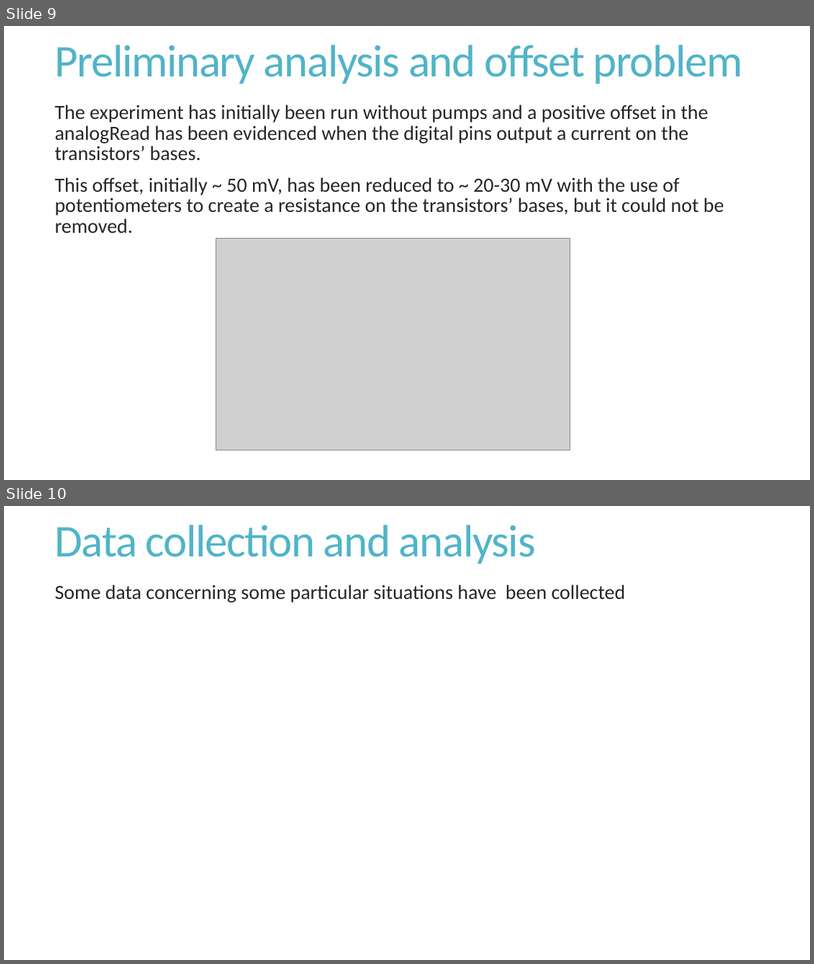
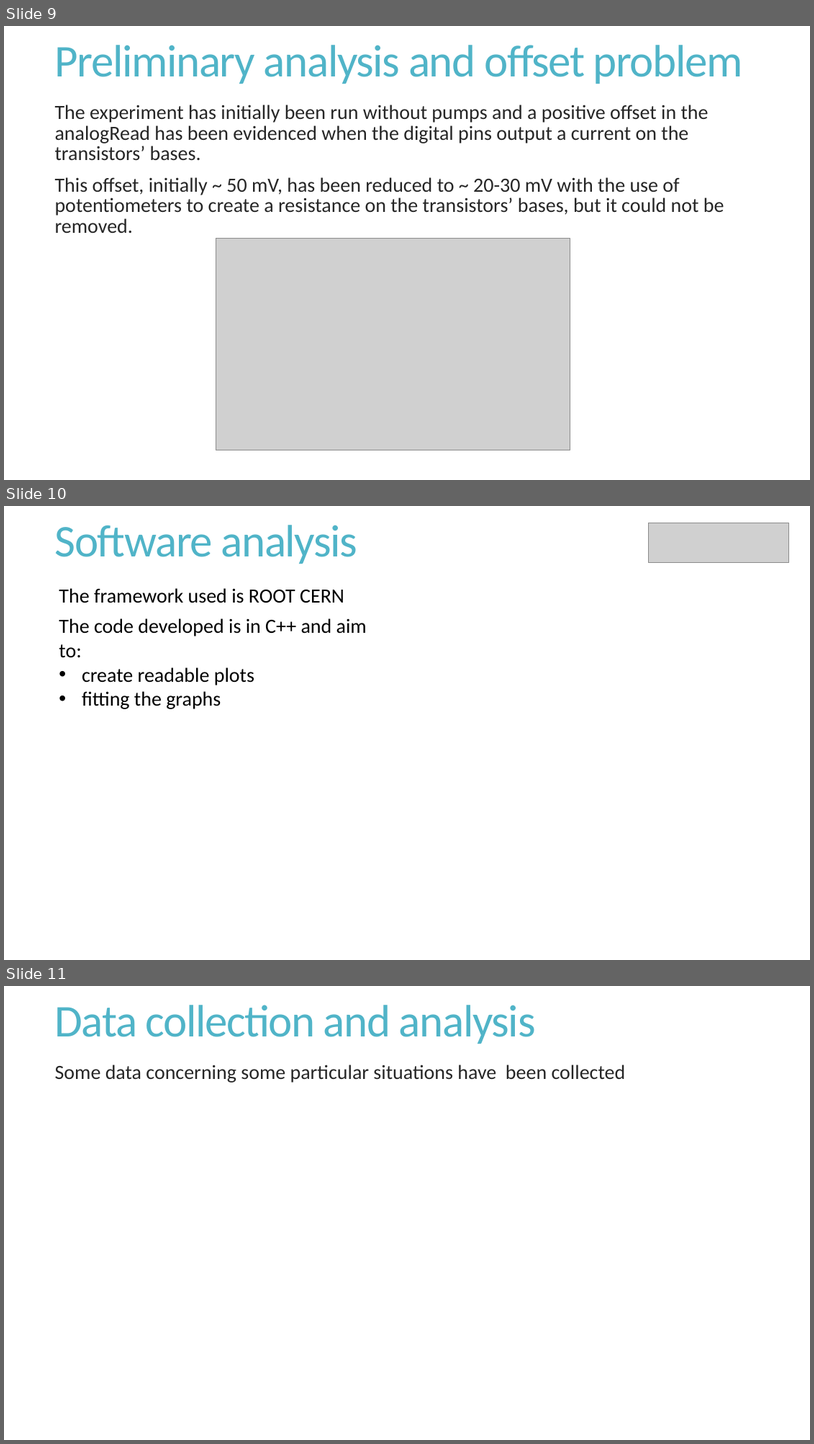
Before and after one commit to ciavanick/ArtificialPancreas, a slide deck: Presentation.pptx. Shown one above the other, each under a label of ours: slides 9 and 10 before the commit, slides 9, 10 and 11 after it. The pictures are 814x964 and 814x1444 pixels, drawn with LibreOffice and Linux fonts; fonts in the diff are those of the drawing; grey boxes stand for pictures. Boxes give left, top, right and bottom in pixels: in the first picture for what was removed or moved away, otherwise in the second. Text is boxed around its words. In the diff, an @@ line names an element or a change of style, - is before the commit and + after.

Commit message:
Presentation changes and tab change in the TGraph

```diff
--- a/Presentation.pptx
+++ b/Presentation.pptx
@@ slide 10 added at bbox=[4, 506, 810, 960], background #FFFFFF @@
@@ text added at bbox=[55, 525, 358, 564], 54 pt, text #50B4C8 @@
+Software analysis
@@ picture added at bbox=[649, 523, 790, 563] @@
@@ text added at bbox=[59, 588, 345, 603], 24 pt, text #000000 @@
+The framework used is ROOT CERN
@@ text added at bbox=[59, 618, 367, 709], 24 pt, text #000000 @@
+The code developed is in C++ and aim to:
+• create readable plots
+• fitting the graphs
@@ what was slide 10 is now slide 11 @@
```
Also in this commit, not shown: 1 other file.
